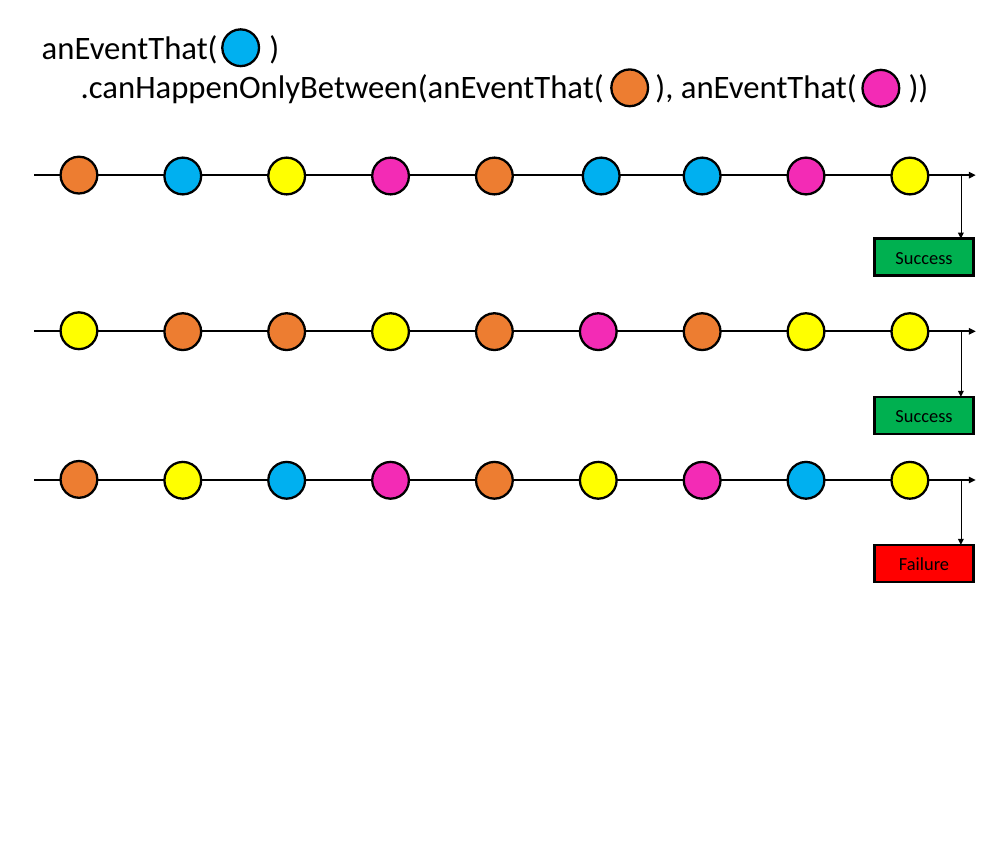
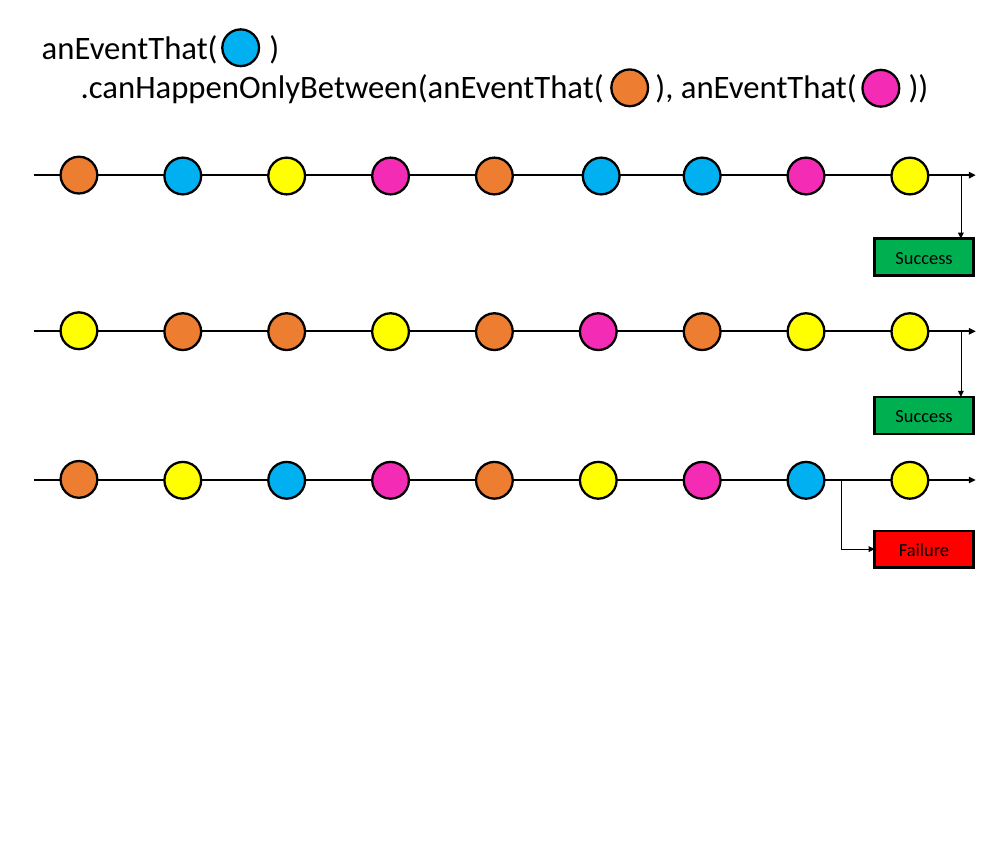
Before and after one commit to Simone3/Thesis, a slide deck: slide 3 of Images/Event/Lang/- Check Marbles.pptx. Drawn at 1008x854 pixels with LibreOffice and Linux fonts; fonts in the diff are those of the drawing. Boxes give left, top, right and bottom in pixels: in the first picture for what was removed or moved away, otherwise in the second. Text is boxed around its words. In the diff, an @@ line names an element or a change of style, - is before the commit and + after.

```diff
--- a/Images/Event/Lang/- Check Marbles.pptx
+++ b/Images/Event/Lang/- Check Marbles.pptx
@@ elbow arrow added from (841, 480) to (875, 549), #000000 0.5 pt @@
@@ arrow removed from (961, 480) to (961, 544) @@
@@ rectangle "Failure": place and size @@
-rectangle "Failure" at [875, 544, 973, 581]
+rectangle "Failure" at [875, 530, 973, 567]
```
Also in this commit, not shown: 3 slides added, 8 other files.
